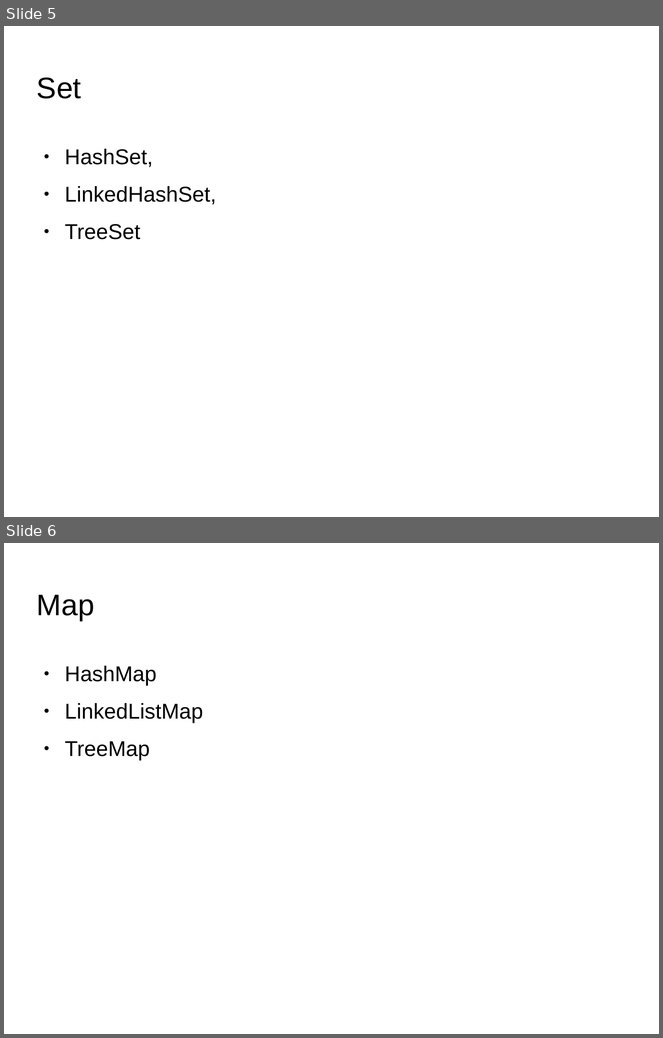
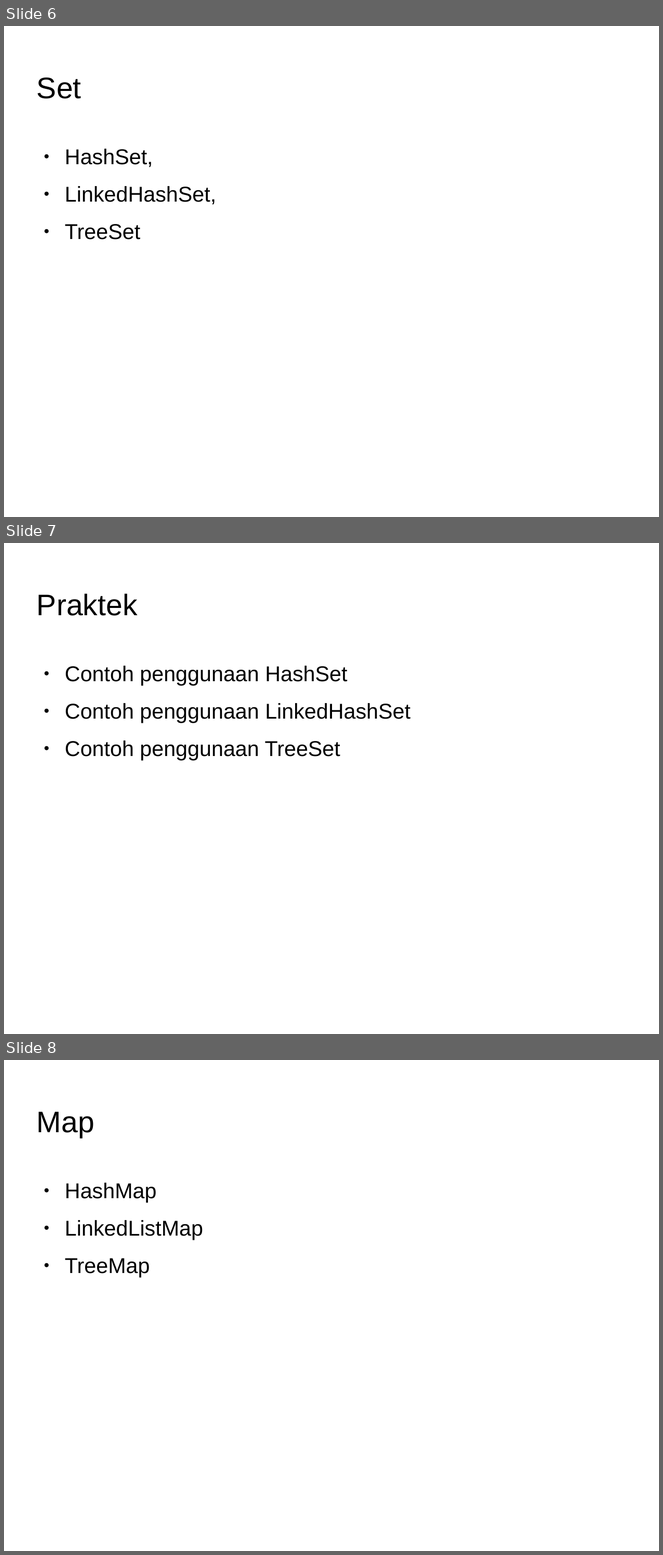
Before and after one commit to Dickyfathur7/pemrograman-komputer-2, a slide deck: 01-collection/slide-collection.odp. Shown one above the other, each under a label of ours: slides 5 and 6 before the commit, slides 6, 7 and 8 after it. The pictures are 663x1038 and 663x1555 pixels, drawn with LibreOffice and Linux fonts; fonts in the diff are those of the drawing; background and template pictures are left out. Boxes give left, top, right and bottom in pixels: in the first picture for what was removed or moved away, otherwise in the second. Text is boxed around its words. In the diff, an @@ line names an element or a change of style, - is before the commit and + after.

```diff
--- a/01-collection/slide-collection.odp
+++ b/01-collection/slide-collection.odp
@@ slide 7 added at [4,543,659,1034], background picture (left out) @@
@@ title added at [37,593,138,616], 36 pt, text #000000 @@
+Praktek
@@ text added at [65,666,411,760], 26 pt, text #000000 @@
+● Contoh penggunaan HashSet
+● Contoh penggunaan LinkedHashSet
+● Contoh penggunaan TreeSet
@@ what was slide 5 is now slide 6 @@
@@ what was slide 6 is now slide 8 @@
```
Also in this commit, not shown: 5 other slides added, 2 other files.
